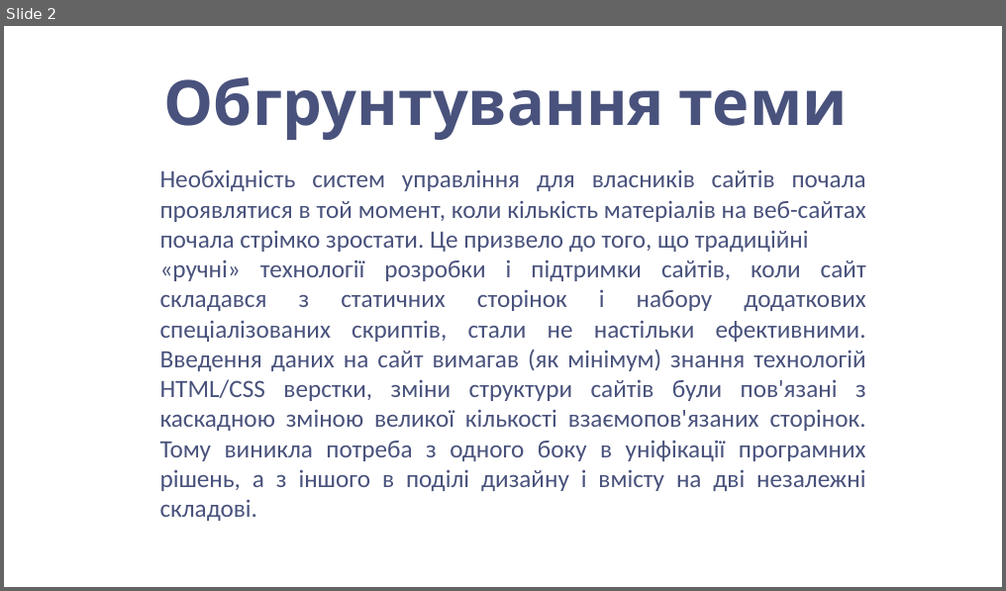
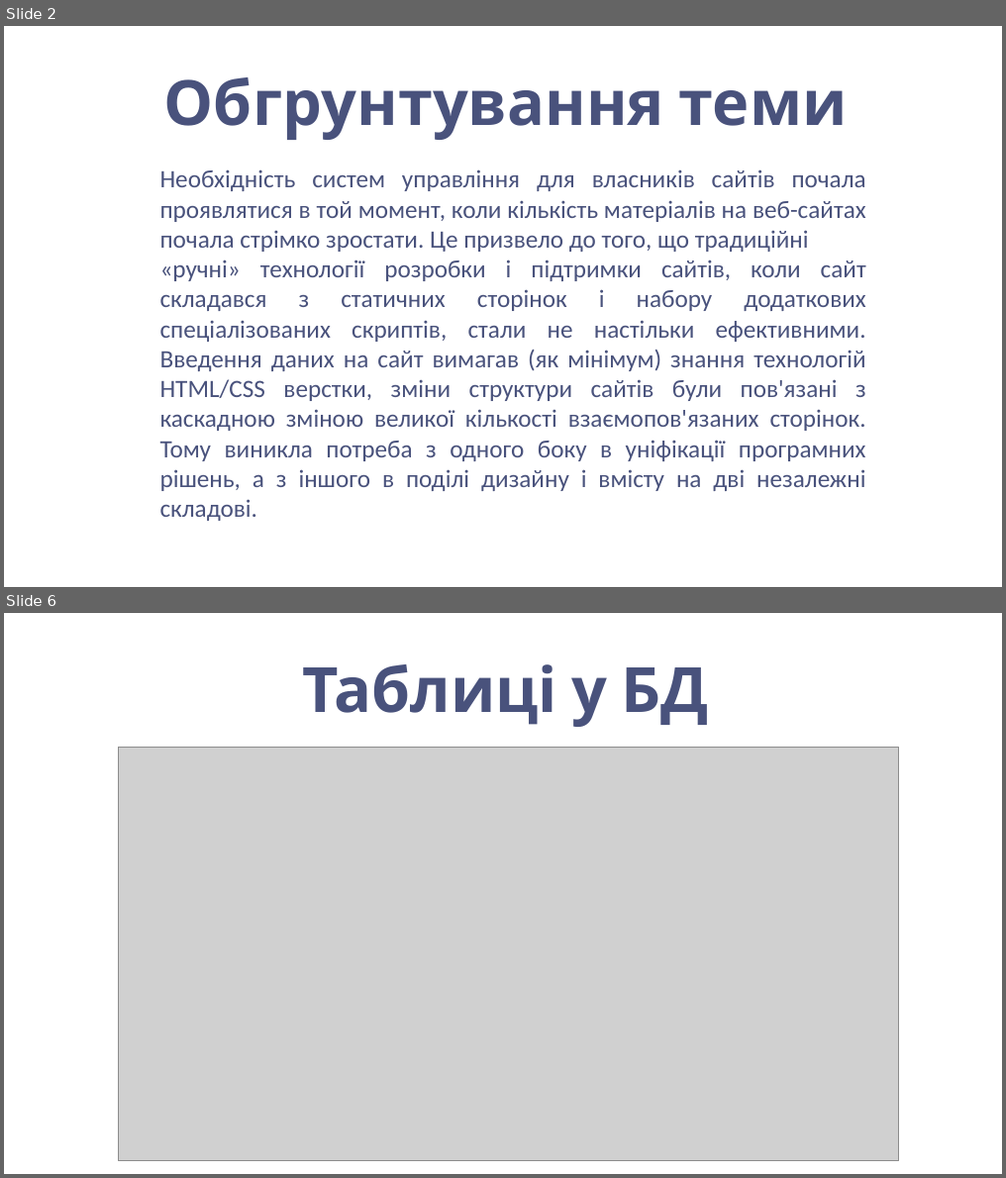
Before and after one commit to grozer221/EducationalPortal, a slide deck: Presentation.pptx. Shown one above the other, each under a label of ours: slide 2 before the commit, slides 2 and 6 after it; the slides between them are not shown. The pictures are 1006x591 and 1006x1178 pixels, drawn with LibreOffice and Linux fonts; fonts in the diff are those of the drawing; grey boxes stand for pictures; background and template pictures are left out. Boxes give left, top, right and bottom in pixels: in the first picture for what was removed or moved away, otherwise in the second. Text is boxed around its words. In the diff, an @@ line names an element or a change of style, - is before the commit and + after.

```diff
--- a/Presentation.pptx
+++ b/Presentation.pptx
@@ slide 6 added at <box>4,613,1002,1174</box>, background picture (left out) @@
@@ title added at <box>303,664,708,727</box>, 60 pt, text #49527C, bold @@
+Таблиці у БД
@@ picture added at <box>118,747,899,1161</box> @@
```
Also in this commit, not shown: 2 slides changed, 1 other slide added, 1 slide removed, 3 other files.
